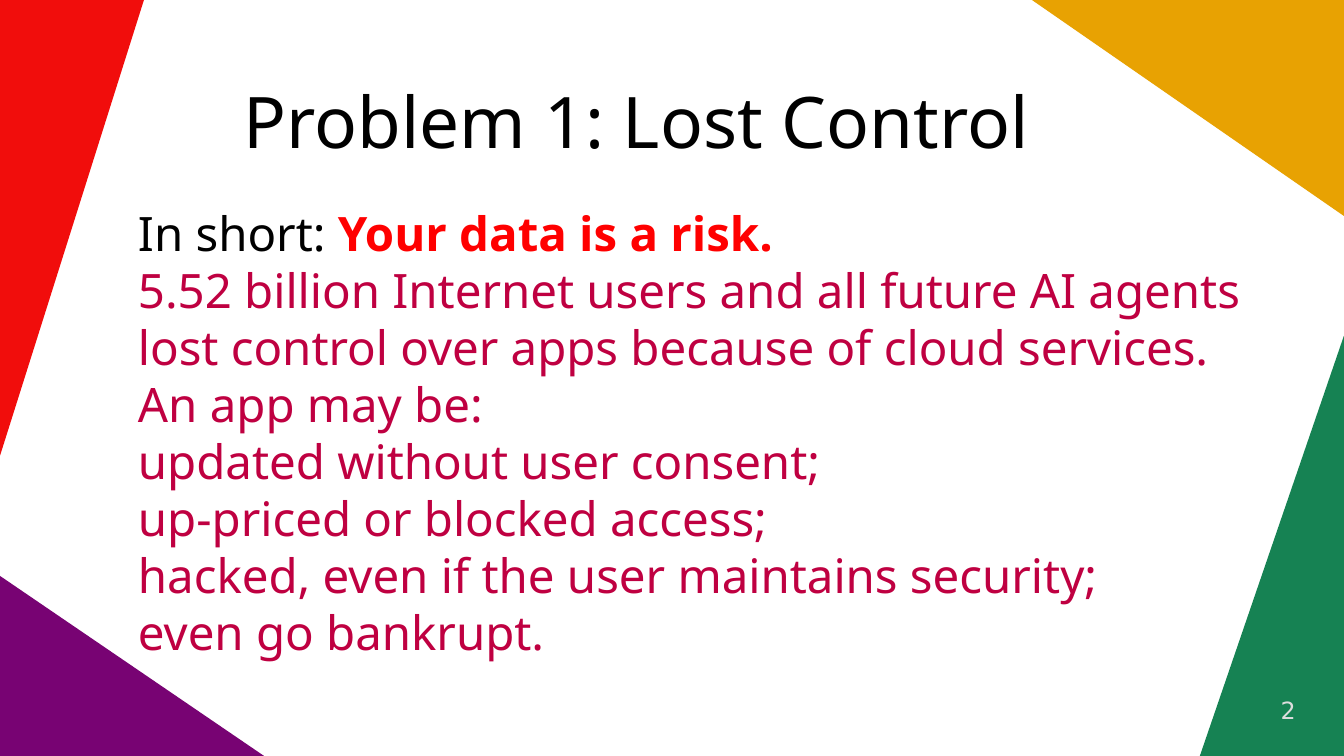
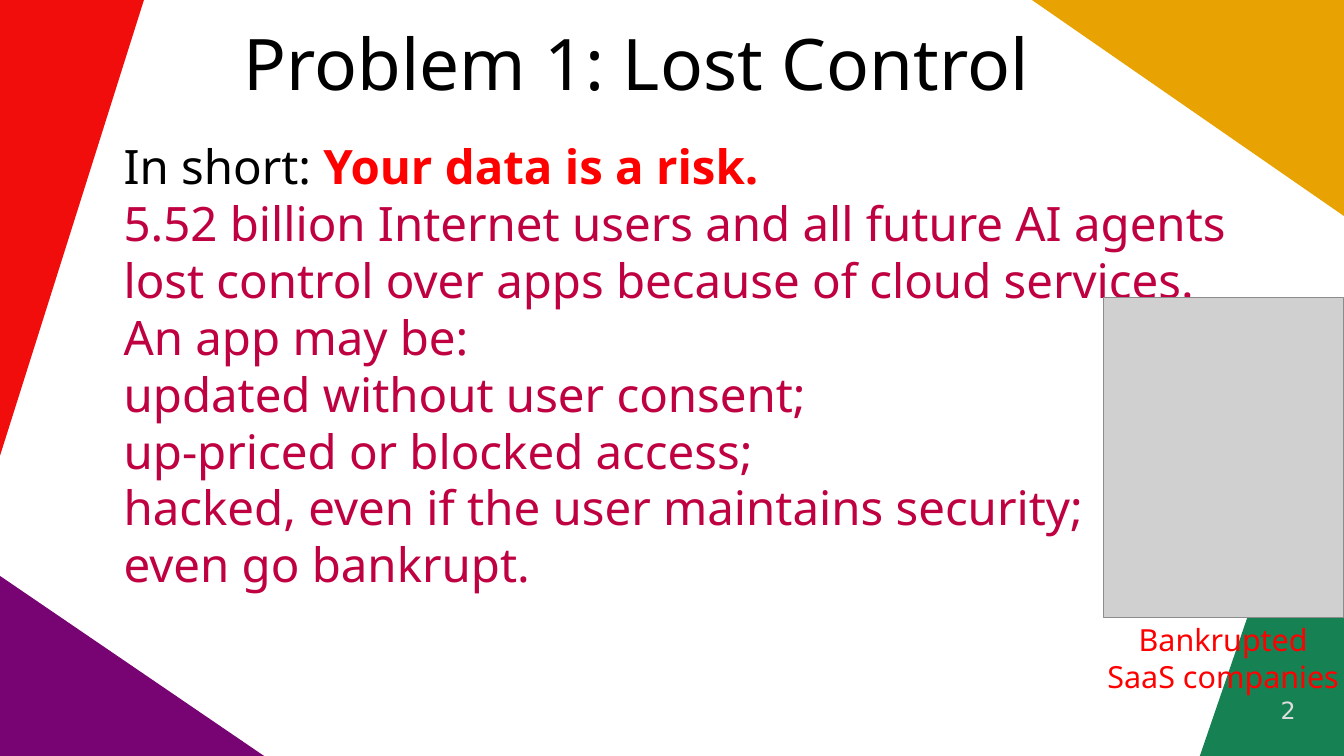
Before and after one commit to vporton/icp-package-manager, a slide deck: slide 2 of docs/long-pitchdeck.odp. Drawn at 1344x756 pixels with LibreOffice and Linux fonts; fonts in the diff are those of the drawing; grey boxes stand for pictures. Boxes give left, top, right and bottom in pixels: in the first picture for what was removed or moved away, otherwise in the second. Text is boxed around its words. In the diff, an @@ line names an element or a change of style, - is before the commit and + after.

```diff
--- a/docs/long-pitchdeck.odp
+++ b/docs/long-pitchdeck.odp
@@ text "Problem 1: Lost Control": place and size @@
-text "Problem 1: Lost Control" at (243,94,1029,149)
+text "Problem 1: Lost Control" at (243,36,1029,91)
@@ text "In short: Your data is ...": place and size @@
-text "In short: Your data is ..." at (138,215,1208,662)
+text "In short: Your data is ..." at (124,148,1194,594)
@@ picture added at (1104,298,1344,618) @@
@@ text added at (1107,623,1339,697), 18 pt, text #FF0000 @@
+Bankrupted
+SaaS companies
```
Also in this commit, not shown: 2 other files.
